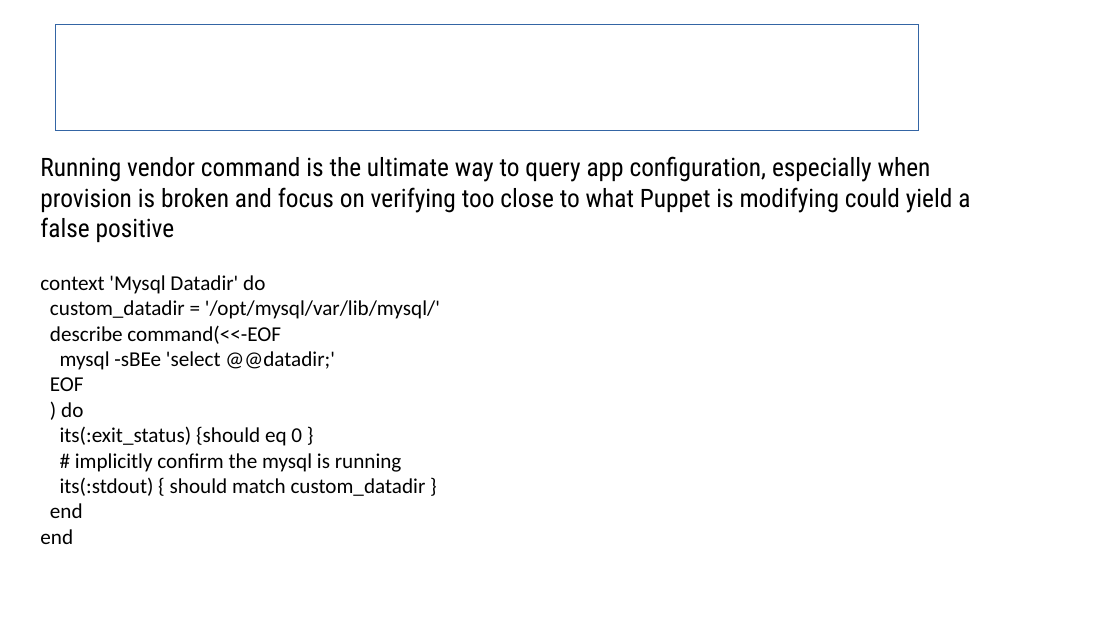
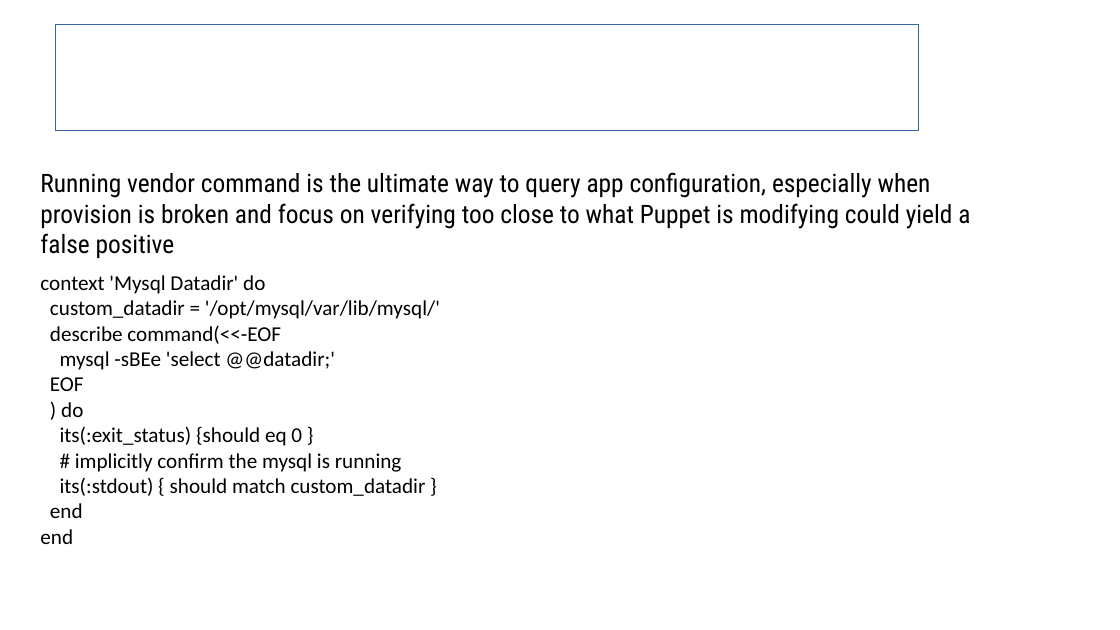
Before and after one commit to sergueik/uru_serverspec, a slide deck: slide 19 of Serverspec Integration in Cloud Provision.odp. Drawn at 1120x630 pixels with LibreOffice and Linux fonts; fonts in the diff are those of the drawing; background and template pictures are left out. Boxes give left, top, right and bottom in pixels: in the first picture for what was removed or moved away, otherwise in the second. Text is boxed around its words. In the diff, an @@ line names an element or a change of style, - is before the commit and + after.

```diff
--- a/Serverspec Integration in Cloud Provision.odp
+++ b/Serverspec Integration in Cloud Provision.odp
@@ text "Running vendor command is the ..." moved from (x1=40, y1=156, x2=970, y2=242) to (x1=40, y1=172, x2=970, y2=258) @@
```
Also in this commit, not shown: 2 other slides changed, 1 other file.
